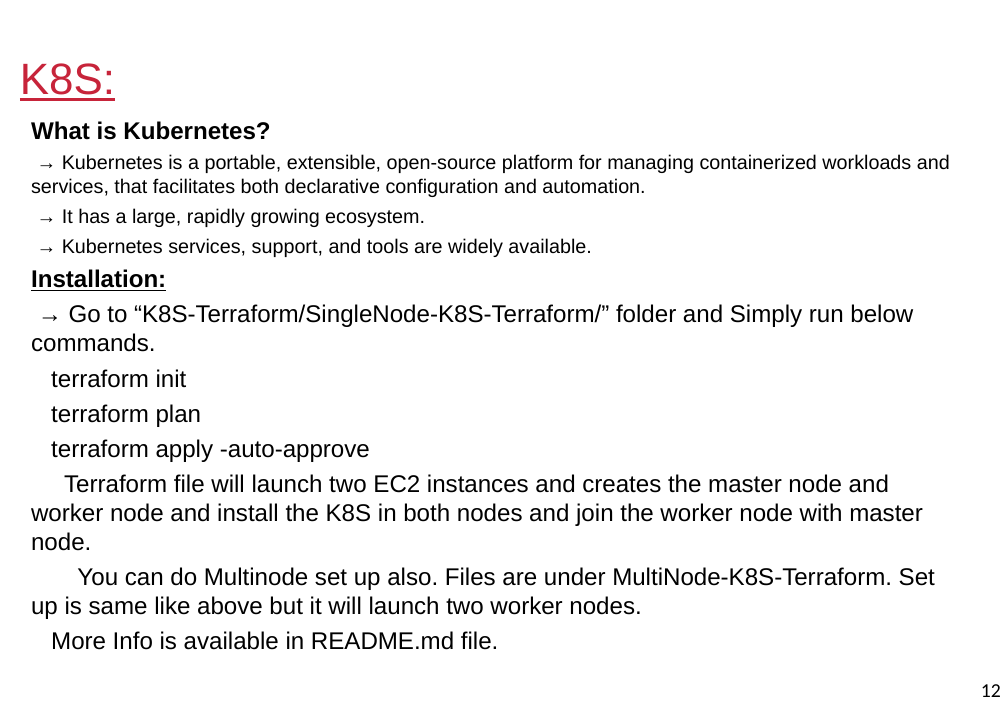
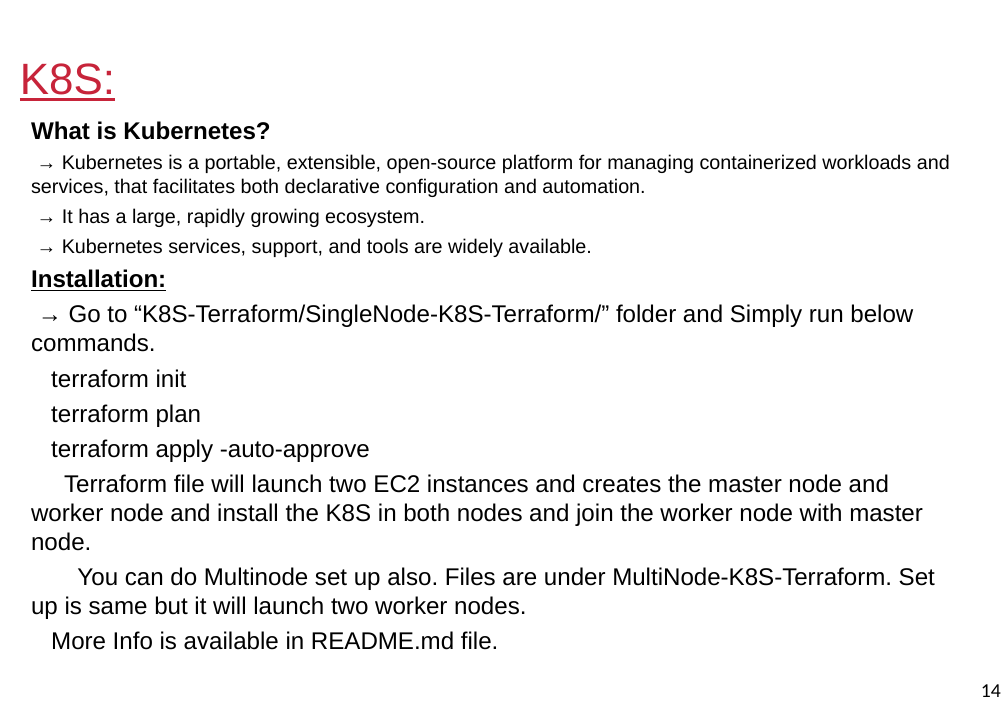
Before and after one commit to kiranpe/DevOpsCloud, a slide deck: slide 14 of DevOpsDoc.pptx (slide 12 before the commit). Drawn at 1008x712 pixels with LibreOffice and Linux fonts; fonts in the diff are those of the drawing; background and template pictures are left out. Boxes give left, top, right and bottom in pixels: in the first picture for what was removed or moved away, otherwise in the second. Text is boxed around its words. In the diff, an @@ line names an element or a change of style, - is before the commit and + after.

```diff
--- a/DevOpsDoc.pptx
+++ b/DevOpsDoc.pptx
@@ text at (31,567,935,619): text changed @@
-You can do Multinode set up also. Files are under MultiNode-K8S-Terraform. Set up is same like above but it will launch two worker nodes.
+You can do Multinode set up also. Files are under MultiNode-K8S-Terraform. Set up is same but it will launch two worker nodes.
@@ page number at (981,684,1001,697): text changed @@
-12
+14
```
Also in this commit, not shown: 15 other slides changed, 1 slide added.
